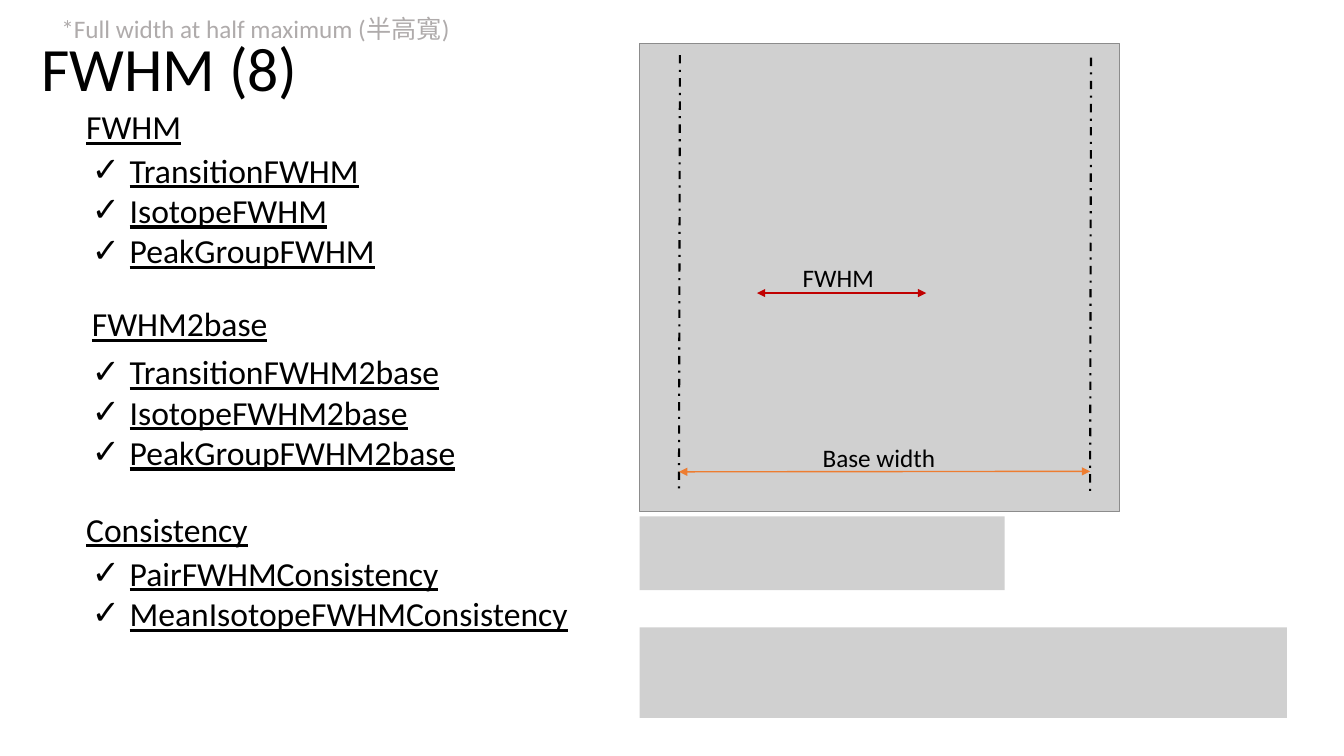
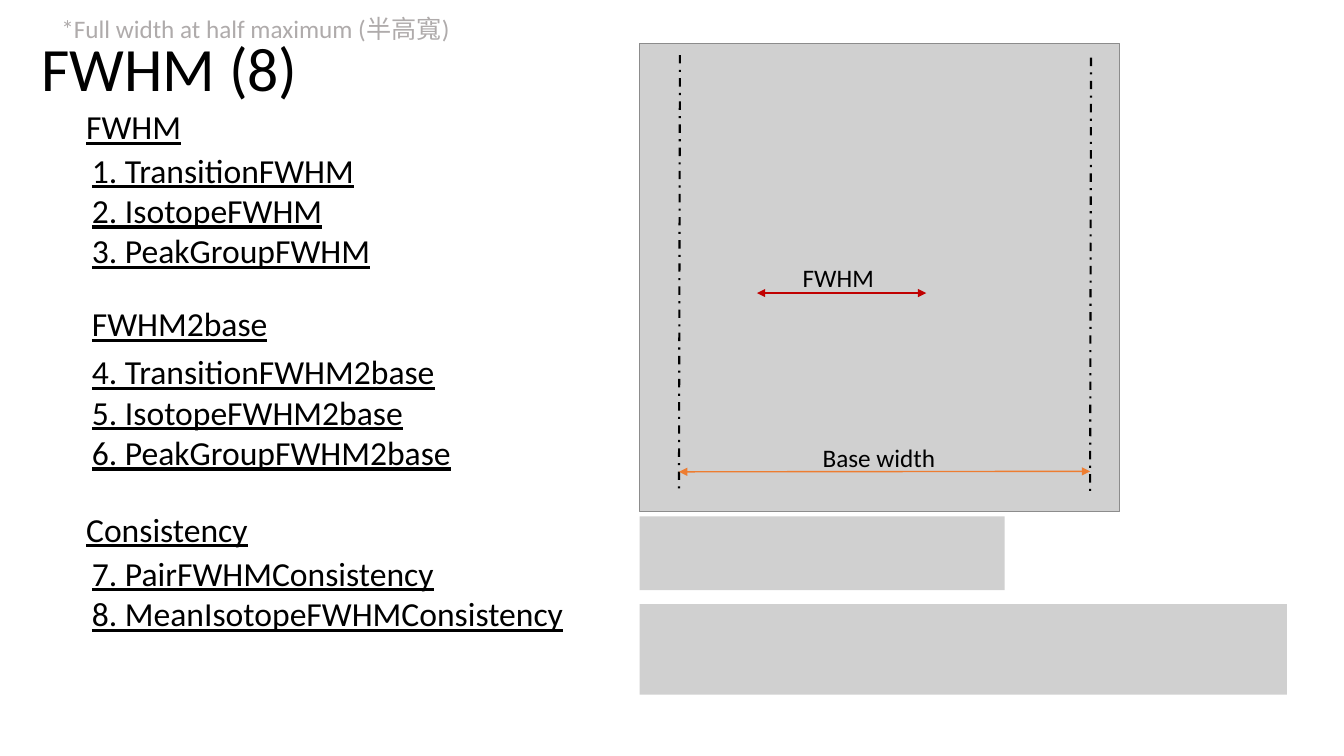
Before and after one commit to ChienChien0712/chromatogram_signal-s_peak_quality_scoring_system, a slide deck: slide 8 of ppt/MRM-QC指標_芊.pptx. Drawn at 1344x756 pixels with LibreOffice and Linux fonts; fonts in the diff are those of the drawing; grey boxes stand for pictures. Boxes give left, top, right and bottom in pixels: in the first picture for what was removed or moved away, otherwise in the second. Text is boxed around its words. In the diff, an @@ line names an element or a change of style, - is before the commit and + after.

Commit message:
peak_quality_scoring_system

```diff
--- a/ppt/MRM-QC指標_芊.pptx
+++ b/ppt/MRM-QC指標_芊.pptx
@@ text at bbox=[92, 159, 563, 632]: text changed @@
-✓ TransitionFWHM
-✓ IsotopeFWHM
-✓ PeakGroupFWHM
-✓ TransitionFWHM2base
-✓ IsotopeFWHM2base
-✓ PeakGroupFWHM2base
-✓ PairFWHMConsistency
-✓ MeanIsotopeFWHMConsistency
+1. TransitionFWHM
+2. IsotopeFWHM
+3. PeakGroupFWHM
+4. TransitionFWHM2base
+5. IsotopeFWHM2base
+6. PeakGroupFWHM2base
+7. PairFWHMConsistency
+8. MeanIsotopeFWHMConsistency
@@ picture: place and size @@
-picture at bbox=[640, 627, 1288, 718]
+picture at bbox=[640, 604, 1288, 695]
```
Also in this commit, not shown: 7 other slides changed, 10 other files.
